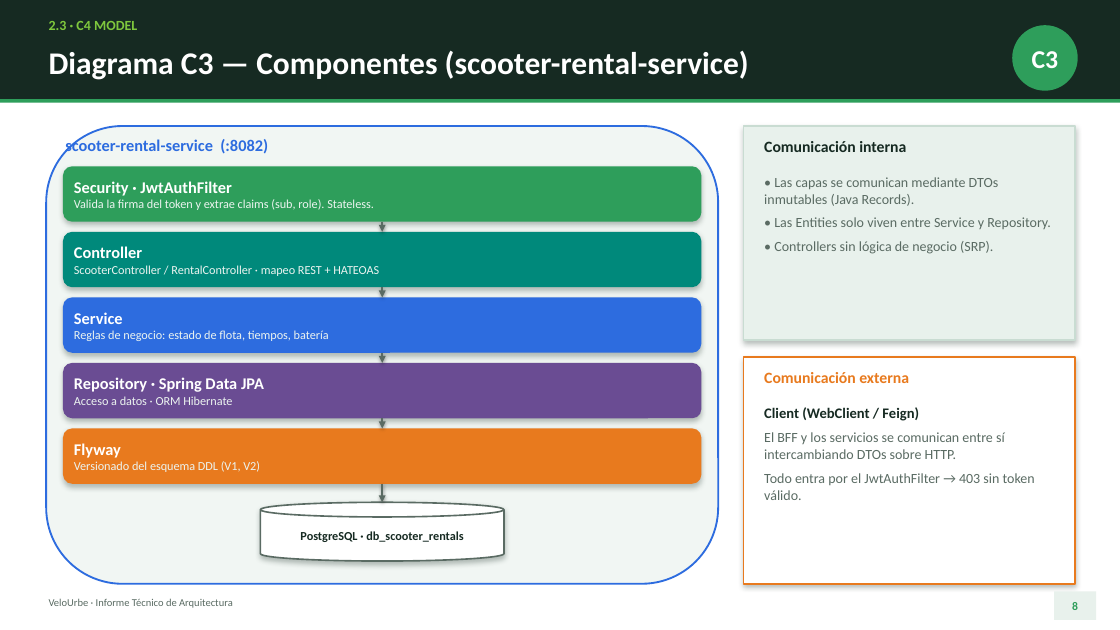
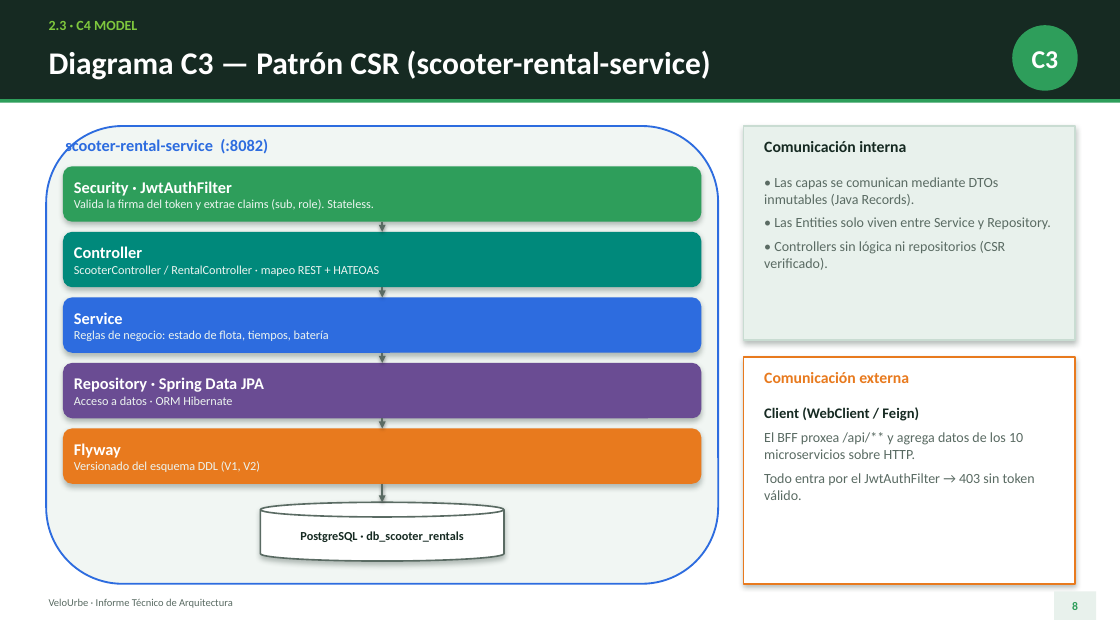
Before and after one commit to ethan1213/velourbe-platform, a slide deck: slide 8 of Presentacion VeloUrbe.pptx. Drawn at 1120x630 pixels with LibreOffice and Linux fonts; fonts in the diff are those of the drawing. Boxes give left, top, right and bottom in pixels: in the first picture for what was removed or moved away, otherwise in the second. Text is boxed around its words. In the diff, an @@ line names an element or a change of style, - is before the commit and + after.

```diff
--- a/Presentacion VeloUrbe.pptx
+++ b/Presentacion VeloUrbe.pptx
@@ text at (x1=49, y1=51, x2=711, y2=80): text changed @@
-Diagrama C3 — Componentes (scooter-rental-service)
+Diagrama C3 — Patrón CSR (scooter-rental-service)
@@ text at (x1=764, y1=241, x2=1006, y2=270): text changed @@
-• Controllers sin lógica de negocio (SRP).
+• Controllers sin lógica ni repositorios (CSR verificado).
@@ text at (x1=764, y1=432, x2=1023, y2=459): text changed @@
-El BFF y los servicios se comunican entre sí intercambiando DTOs sobre HTTP.
+El BFF proxea /api/** y agrega datos de los 10 microservicios sobre HTTP.
```
Also in this commit, not shown: 6 other slides changed.
